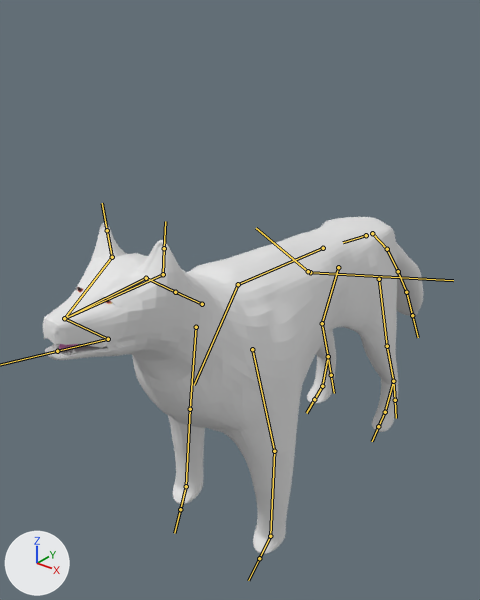
Two versions of the FBX model WolfRun/Assets/Models/wolf.lowpoly.optimized.fbx, one commit apart.
The view is the same before and after, from a 50 mm camera at (4.9, -7.94, 4.48) aimed at (-0.75, -0.88, 0.11). Lighting does not change. The marker at lower left points along +X, +Y and +Z. The bones that bend it are drawn over the model as lines.
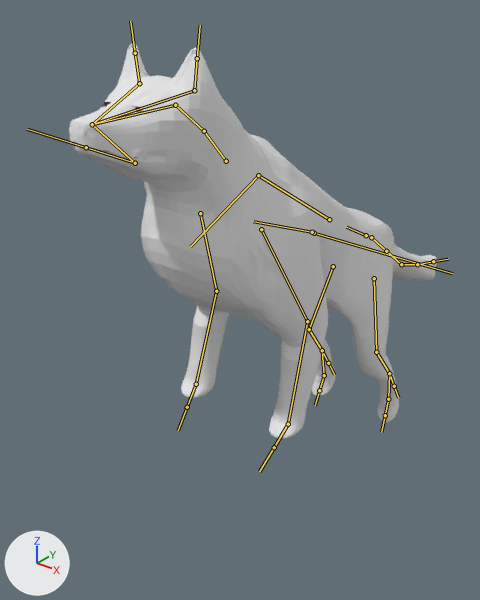
The newer file adds an action. The first version stands in its rest pose; the second is drawn at frame 1 of the action 'metarig|JumpMidAir'.

What the commit changed:
Bone 'hips' (bone_hips) turns from (0, 0, 0) to (-18, 0, 0) degrees about its own x, y and z.
Bone 'spine' (bone_spine) turns from (0, 0, 0) to (-9, 0, 0) degrees about its own x, y and z.
Bone 'neck' (bone_neck) turns from (0, 0, 0) to (16, 0, 0) degrees about its own x, y and z.
Bone 'neck2' (bone_neck2) turns from (0, 0, 0) to (10, 0, 0) degrees about its own x, y and z.
Bone 'jaw' (bone_jaw) turns from (0, 0, 0) to (10, 0, 0) degrees about its own x, y and z.
Bone 'upper_arm.L' (bone_upper_arm_l) turns from (0, 0, 0) to (-46, 9, 5) degrees about its own x, y and z.
Bone 'forearm.L' (bone_forearm_l) turns from (0, 0, 0) to (21, 4, -27) degrees about its own x, y and z.
Bone 'upper_arm.R' (bone_upper_arm_r) turns from (0, 0, 0) to (-45, -12, -1) degrees about its own x, y and z.
Bone 'forearm.R' (bone_forearm_r) turns from (0, 0, 0) to (22, -4, 25) degrees about its own x, y and z.
Bone 'thigh.L' (bone_thigh_l) turns from (0, 0, 0) to (2, 0, -3) degrees about its own x, y and z.
Bone 'shin.L' (bone_shin_l) turns from (0, 0, 0) to (24, 6, -23) degrees about its own x, y and z.
Bone 'foot.L' (bone_foot_l) turns from (0, 0, 0) to (9, 0, -1) degrees about its own x, y and z.
Bone 'thigh.R' (bone_thigh_r) turns from (0, 0, 0) to (2, -1, -3) degrees about its own x, y and z.
Bone 'shin.R' (bone_shin_r) turns from (0, 0, 0) to (18, -6, 28) degrees about its own x, y and z.
Bone 'foot.R' (bone_foot_r) turns from (0, 0, 0) to (8, 0, -2) degrees about its own x, y and z.
Bone 'hips.001' (bone_hips_001) turns from (0, 0, 0) to (21, 1, 0) degrees about its own x, y and z.
Bone 'hips.002' (bone_hips_002) turns from (0, 0, 0) to (11, 0, 0) degrees about its own x, y and z.
Bone 'hips.003' (bone_hips_003) turns from (0, 0, 0) to (20, 0, 0) degrees about its own x, y and z.
Bone 'hips.004' (bone_hips_004) turns from (0, 0, 0) to (10, 0, 0) degrees about its own x, y and z.

Pixel boxes (x1, y1, x2, y2) of what changed, in the pictures (480 x 600 px):
'Cube', posed (18% taller): before (43, 217, 423, 554); after (69, 42, 437, 439)
'Cube.001', posed (not visible afterwards): before (59, 344, 79, 350)
'Sphere.001', posed: before (105, 298, 112, 304); after (135, 106, 144, 113)
'Sphere', posed: before (78, 287, 83, 292); after (105, 102, 111, 107)
bone 'hips', root to tip: before (366, 235) to (343, 242); after (366, 235) to (346, 227)
bone 'spine', root to tip: before (323, 248) to (238, 284); after (329, 219) to (258, 175)
bone 'neck', root to tip: before (202, 304) to (175, 292); after (226, 161) to (204, 131)
bone 'neck2', root to tip: before (175, 292) to (146, 278); after (204, 131) to (175, 105)
bone 'jaw', root to tip: before (108, 339) to (57, 351); after (135, 163) to (86, 147)
bone 'upper_arm.L', root to tip: before (252, 349) to (274, 451); after (261, 229) to (307, 321)
bone 'forearm.L', root to tip: before (274, 451) to (270, 536); after (307, 321) to (288, 424)
bone 'upper_arm.R', root to tip: before (196, 327) to (190, 409); after (200, 213) to (216, 291)
bone 'forearm.R', root to tip: before (190, 409) to (186, 486); after (216, 291) to (196, 384)
bone 'thigh.L', root to tip: before (379, 279) to (387, 346); after (374, 278) to (376, 352)
bone 'shin.L', root to tip: before (387, 346) to (393, 381); after (376, 352) to (389, 373)
bone 'foot.L', root to tip: before (393, 381) to (385, 412); after (389, 373) to (388, 399)
bone 'thigh.R', root to tip: before (338, 267) to (322, 323); after (333, 266) to (309, 329)
bone 'shin.R', root to tip: before (322, 323) to (328, 356); after (309, 329) to (322, 350)
bone 'foot.R', root to tip: before (328, 356) to (322, 386); after (322, 350) to (324, 375)
bone 'hips.001', root to tip: before (372, 233) to (387, 249); after (371, 237) to (386, 251)
bone 'hips.002', root to tip: before (387, 249) to (398, 271); after (386, 251) to (401, 264)
bone 'hips.003', root to tip: before (398, 271) to (406, 292); after (401, 264) to (417, 264)
bone 'hips.004', root to tip: before (406, 292) to (412, 315); after (417, 264) to (433, 261)
